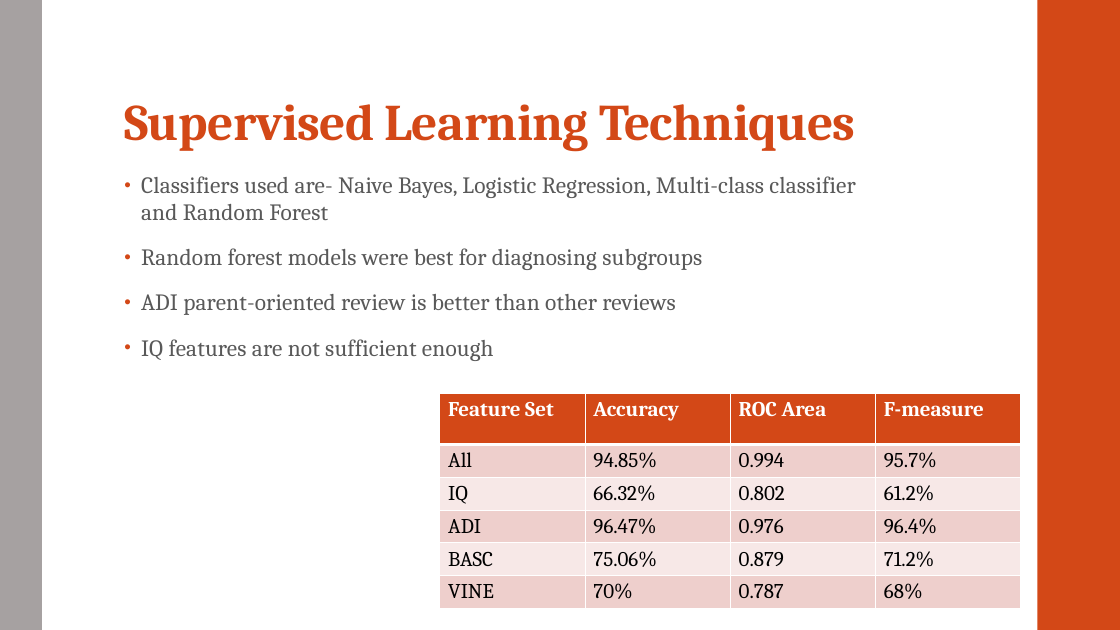
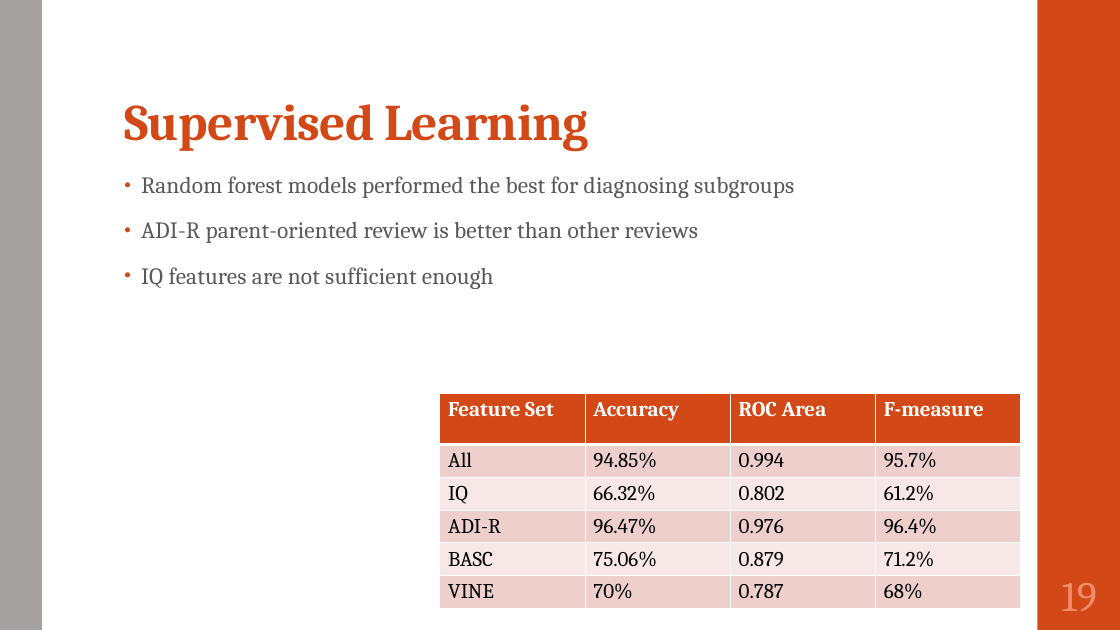
Before and after one commit to SirichandanaSambatur/CADDC, a slide deck: slide 19 of FinalReport.pptx (slide 17 before the commit). Drawn at 1120x630 pixels with LibreOffice and Linux fonts; fonts in the diff are those of the drawing. Boxes give left, top, right and bottom in pixels: in the first picture for what was removed or moved away, otherwise in the second. Text is boxed around its words. In the diff, an @@ line names an element or a change of style, - is before the commit and + after.

```diff
--- a/FinalReport.pptx
+++ b/FinalReport.pptx
@@ title at [124,104,589,151]: text changed @@
-Supervised Learning Techniques
+Supervised Learning
@@ text at [141,176,794,243]: text changed @@
-• Classifiers used are- Naive Bayes, Logistic Regression, Multi-class classifier and Random Forest
-• Random forest models were best for diagnosing subgroups
-• ADI parent-oriented review is better than other reviews
+• Random forest models performed the best for diagnosing subgroups
+• ADI-R parent-oriented review is better than other reviews
@@ table at [440,393,1022,613] @@
-row 4, column 1: ADI
+row 4, column 1: ADI-R
@@ page number added at [1062,583,1097,611], 36 pt, text #EF8C6A @@
+19
```
Also in this commit, not shown: 23 other slides changed, 10 slides added, 14 slides removed, 1 other file.
